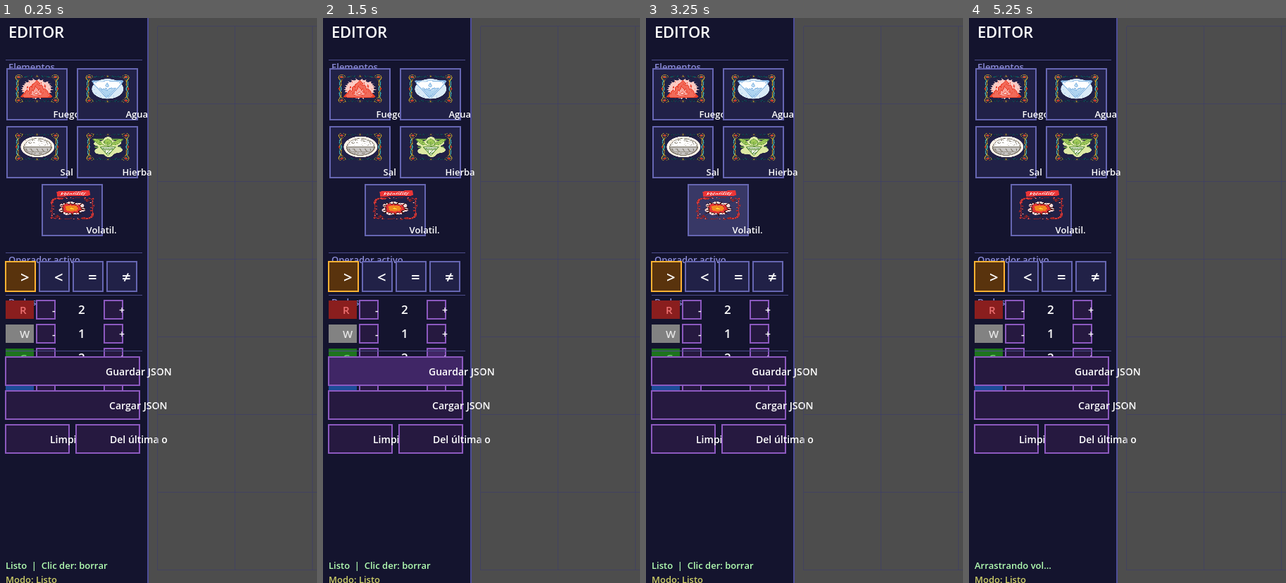
Above: before the commit, frames 1-4 (left to right).
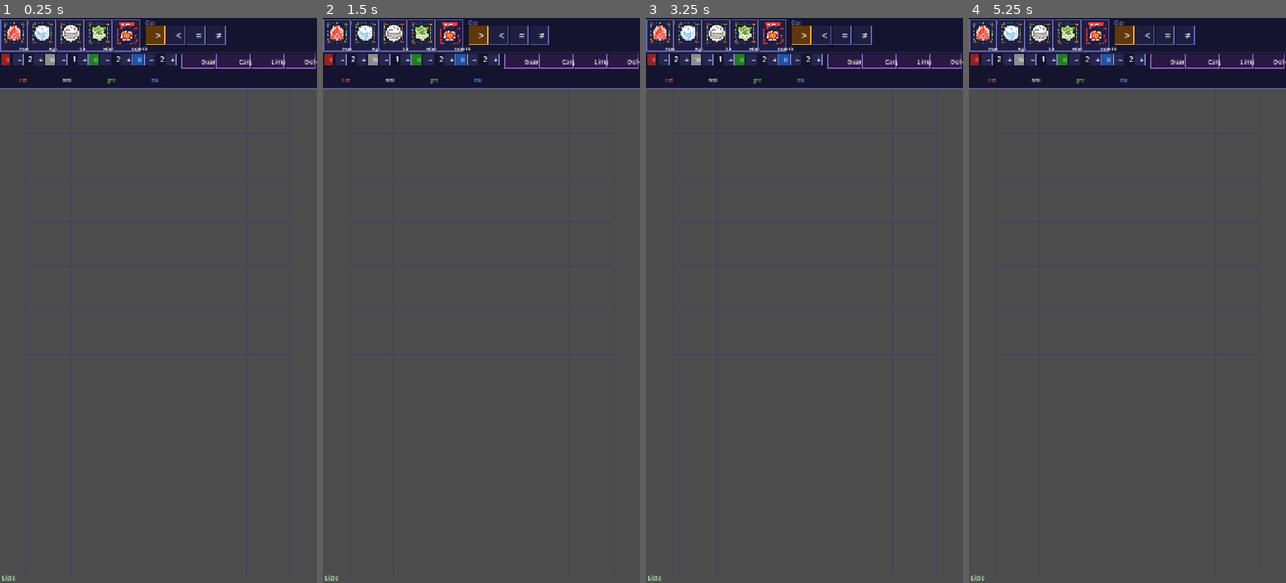
Above: after the commit, the same moments.

Repository: flipper83/pocimas
Game: Godot game, scene res://scenes/level_editor.tscn
Same seed, same stepped clock (60 frames per second), same inputs: the game is played once before the commit and once after it. This scene is started directly instead of the project's main scene.
Inputs (mouse positions are in pixels of both pictures, inside the frame that each line leads up to):
- Up to frame 1 (0.25 s): no input
- Up to frame 2 (1.5 s): tap Enter at 0.5 s; move the mouse to (551, 272) at 0.52 s; click (551, 272) at 0.67 s; tap Space at 1.25 s; drag from (418, 328) to (465, 413) at 1.27 s
- Up to frame 3 (3.25 s): tap Enter at 2 s; move the mouse to (836, 176) at 2.02 s; click (836, 176) at 2.17 s; tap Space at 2.75 s; drag from (788, 413) to (709, 215) at 2.77 s
- Up to frame 4 (5.25 s): tap Enter at 3.5 s; move the mouse to (1222, 385) at 3.52 s; click (1222, 385) at 3.67 s; tap Space at 4.25 s; drag from (1032, 215) to (1079, 159) at 4.27 s; move the mouse to (1143, 300) at 5.02 s; click (1143, 300) at 5.17 s

The runs differ from the first frame. In frame 1, 51% of the frame differs, in the area x 0-100%, y 0-100%; in frame 2, 51%; in frame 3, 51%; in frame 4, 51%.

Commit message:
refactor: editor rediseñado para portrait con barra horizontal superior
El resize de ventana no funciona contra el scaling portrait de Godot.
El editor ahora vive en portrait (720×1280) igual que el juego:
- Barra de herramientas horizontal de 160px en la parte superior
- Fila 1: paleta de 5 elementos + 4 botones de operador
- Fila 2: contadores de dados (4 colores) + botones guardar/cargar/limpiar/del
- Grid 6×11 a 100px/celda centrado debajo de la barra
- Status al fondo de la pantalla
- Sin dependencia de window resize

Co-Authored-By: Claude Sonnet 4.6 <noreply@anthropic.com>

Diff:
--- a/scripts/level_editor.gd
+++ b/scripts/level_editor.gd
@@ -2,7 +2,6 @@
 
 const ELEMENT_SCENE    := preload("res://scenes/element.tscn")
 const VOLATILITY_SCENE := preload("res://scenes/volatility.tscn")
-
 const _ETEX: Dictionary = {
 	"fire":  preload("res://assets/fuego.png"),
 	"water": preload("res://assets/agua.png"),
@@ -11,43 +10,48 @@
 }
 const _VOL_TEX: Texture2D = preload("res://assets/volatility.png")
 
-const SIDEBAR_W  := 210.0
-const GRID_UNIT  := 110
-const GRID_COLS  := 9
-const GRID_ROWS  := 7
-const PORT_R     := 9.0
-const PORT_D     := 52.0
-
-const ELEM_TYPES: Array[String] = ["fire", "water", "salt", "grass"]
-const OP_TYPES: Array[String]   = ["gt", "lt", "eq", "ne"]
-const OP_SYM: Dictionary        = {"gt": ">", "lt": "<", "eq": "=", "ne": "≠"}
+const TOOLBAR_H := 160.0
+const GRID_UNIT := 100
+const GRID_COLS := 6
+const GRID_ROWS := 11
+const PORT_R    := 9.0
+const PORT_D    := 50.0
+
+const ELEM_TYPES: Array[String]  = ["fire", "water", "salt", "grass"]
+const OP_TYPES:   Array[String]  = ["gt", "lt", "eq", "ne"]
+const OP_SYM:     Dictionary     = {"gt": ">", "lt": "<", "eq": "=", "ne": "≠"}
 const DICE_COLORS: Array[String] = ["red", "white", "green", "blue"]
-const DICE_COL: Dictionary = {
+const DICE_COL:   Dictionary     = {
 	"red": Color(0.9, 0.2, 0.2), "white": Color(0.85, 0.85, 0.85),
 	"green": Color(0.2, 0.75, 0.2), "blue": Color(0.2, 0.5, 1.0),
 }
 
+# ── Toolbar row 1 (y=4..76): element palette + op selector ──
 const _PAL: Dictionary = {
-	"fire":  Rect2(10,  72, 85, 72),
-	"water": Rect2(110, 72, 85, 72),
-	"salt":  Rect2(10, 154, 85, 72),
-	"grass": Rect2(110,154, 85, 72),
-	"vol":   Rect2(60, 236, 85, 72),
+	"fire":  Rect2(2,   4, 60, 72),
+	"water": Rect2(66,  4, 60, 72),
+	"salt":  Rect2(130, 4, 60, 72),
+	"grass": Rect2(194, 4, 60, 72),
+	"vol":   Rect2(258, 4, 60, 72),
 }
 const _OPR: Dictionary = {
-	"gt": Rect2(8,   345, 42, 42),
-	"lt": Rect2(56,  345, 42, 42),
-	"eq": Rect2(104, 345, 42, 42),
-	"ne": Rect2(152, 345, 42, 42),
+	"gt": Rect2(332, 18, 42, 42),
+	"lt": Rect2(378, 18, 42, 42),
+	"eq": Rect2(424, 18, 42, 42),
+	"ne": Rect2(470, 18, 42, 42),
 }
-const _BTN_SAVE  := Rect2(8, 480, 190, 40)
-const _BTN_LOAD  := Rect2(8, 528, 190, 40)
-const _BTN_CLEAR := Rect2(8, 576, 90,  40)
-const _BTN_DEL   := Rect2(108, 576, 90, 40)
+
+# ── Toolbar row 2 (y=82..150): dice + actions ──
+# Dice: 4 groups at x = i*100+2, each has [-] count [+]  (width 98px)
+# Action buttons start at x=408
+const _BTN_SAVE  := Rect2(412, 82,  76, 32)
+const _BTN_LOAD  := Rect2(492, 82,  76, 32)
+const _BTN_CLEAR := Rect2(572, 82,  72, 32)
+const _BTN_DEL   := Rect2(648, 82, 68, 32)
 
 var _font: Font
-var _sw: float = 1280.0
-var _sh: float = 820.0
+var _sw: float
+var _sh: float
 var _origin: Vector2
 
 var _elems: Array = []  # {id, type, gx, gy, node: Node2D}
@@ -64,18 +68,15 @@
 var _conn_from_id: int = -1
 var _conn_from_port: Vector2
 var _mouse: Vector2
-var _status: String = "Listo  |  Clic der: borrar"
+var _status: String = "Listo"
 
 func _ready() -> void:
 	_font = ThemeDB.fallback_font
-	if OS.get_name() in ["Windows", "macOS", "Linux"]:
-		# Disable portrait canvas scaling so the editor runs at native window size
-		get_tree().root.content_scale_mode = Window.CONTENT_SCALE_MODE_DISABLED
-		DisplayServer.window_set_size(Vector2i(1280, 820))
 	var r := get_viewport().get_visible_rect()
-	_sw = maxf(r.size.x, 1280.0)
-	_sh = maxf(r.size.y, 820.0)
-	_origin = Vector2(SIDEBAR_W + 14.0, 12.0)
+	_sw = r.size.x
+	_sh = r.size.y
+	var grid_w := GRID_COLS * GRID_UNIT
+	_origin = Vector2((_sw - grid_w) * 0.5, TOOLBAR_H + 2.0)
 
 func _process(_dt: float) -> void:
 	queue_redraw()
@@ -120,8 +121,7 @@
 	var best_d := INF
 	for pt: Vector2 in _get_ports(e):
 		var d := target.distance_to(pt)
-		if d < best_d:
-			best_d = d; best = pt
+		if d < best_d: best_d = d; best = pt
 	return best
 
 func _port_at(pos: Vector2) -> Dictionary:
@@ -189,9 +189,7 @@
 		return
 	if not (event is InputEventMouseButton): return
 	var mb := event as InputEventMouseButton
-	pos = mb.position
-	_mouse = pos
-
+	pos = mb.position; _mouse = pos
 	if mb.button_index == MOUSE_BUTTON_RIGHT and mb.pressed:
 		_handle_rclick(pos); return
 	if mb.button_index != MOUSE_BUTTON_LEFT: return
@@ -210,24 +208,21 @@
 	if not entry.is_empty(): _delete_elem(entry.id)
 
 func _handle_press(pos: Vector2) -> void:
-	if pos.x < SIDEBAR_W:
-		_handle_sidebar_press(pos); return
-
-	# Canvas: port first, then move
+	if pos.y < TOOLBAR_H:
+		_handle_toolbar_press(pos); return
 	var ph := _port_at(pos)
 	if not ph.is_empty():
 		_mode = _Mode.CONNECT
 		_conn_from_id   = (ph.elem as Dictionary).id
 		_conn_from_port = ph.port as Vector2
 		_status = "Conectando…"; return
-
 	var entry := _elem_near(pos, 48.0)
 	if not entry.is_empty():
 		_mode = _Mode.MOVE
 		_move_id  = entry.id
 		_move_off = (entry.node as Node2D).position - pos
 
-func _handle_sidebar_press(pos: Vector2) -> void:
+func _handle_toolbar_press(pos: Vector2) -> void:
 	for type: String in _PAL:
 		if (_PAL[type] as Rect2).has_point(pos):
 			_mode = _Mode.PLACE; _place_type = type
@@ -236,21 +231,20 @@
 		if (_OPR[op] as Rect2).has_point(pos):
 			_sel_op = op; return
 	for i in DICE_COLORS.size():
-		var y := 400.0 + i * 34.0
+		var x := float(i * 100 + 2)
 		var color := DICE_COLORS[i]
-		if Rect2(52, y, 26, 26).has_point(pos): _dice[color] = maxi(0, _dice[color] - 1); return
-		if Rect2(148, y, 26, 26).has_point(pos): _dice[color] += 1; return
+		if Rect2(x + 26, 82, 24, 26).has_point(pos): _dice[color] = maxi(0, _dice[color] - 1); return
+		if Rect2(x + 74, 82, 24, 26).has_point(pos): _dice[color] += 1; return
 	if _BTN_SAVE.has_point(pos):  _on_save(); return
 	if _BTN_LOAD.has_point(pos):  _on_load(); return
 	if _BTN_CLEAR.has_point(pos): _on_clear(); return
 	if _BTN_DEL.has_point(pos):
-		if not _conns.is_empty():
-			_conns.pop_back(); _status = "Última op borrada"
+		if not _conns.is_empty(): _conns.pop_back(); _status = "Última op borrada"
 
 func _handle_release(pos: Vector2) -> void:
 	match _mode:
 		_Mode.PLACE:
-			if pos.x > SIDEBAR_W:
+			if pos.y > TOOLBAR_H:
 				var g := _snap(pos); _place(_place_type, g.x, g.y)
 			_mode = _Mode.IDLE
 		_Mode.MOVE:
@@ -274,82 +268,89 @@
 # ── Draw ───────────────────────────────────────────────────────────────────────
 
 func _draw() -> void:
-	_draw_sidebar()
+	_draw_toolbar()
 	_draw_grid()
 	_draw_connections()
 	_draw_ports()
 	_draw_ghost()
 	_draw_rubber_band()
-
-func _draw_sidebar() -> void:
-	draw_rect(Rect2(0, 0, SIDEBAR_W, _sh), Color(0.08, 0.08, 0.18))
-	draw_line(Vector2(SIDEBAR_W, 0), Vector2(SIDEBAR_W, _sh), Color(0.3, 0.3, 0.6), 2.0)
-
-	draw_string(_font, Vector2(12, 28), "EDITOR", HORIZONTAL_ALIGNMENT_LEFT, -1, 22, Color.WHITE)
-	_dsep(60, "Elementos")
+	_draw_status()
+
+func _draw_toolbar() -> void:
+	draw_rect(Rect2(0, 0, _sw, TOOLBAR_H), Color(0.08, 0.08, 0.18))
+	draw_line(Vector2(0, TOOLBAR_H), Vector2(_sw, TOOLBAR_H), Color(0.35, 0.35, 0.65, 0.9), 2.0)
+
+	# Row 1 label
+	draw_string(_font, Vector2(2, 16), "Elementos:", HORIZONTAL_ALIGNMENT_LEFT, -1, 13, Color(0.55, 0.55, 0.85))
+	# Element tiles
 	for type: String in _PAL:
 		var r: Rect2 = _PAL[type]
-		var hov := r.has_point(_mouse)
+		var hov  := r.has_point(_mouse)
 		var armed := _mode == _Mode.PLACE and _place_type == type
-		draw_rect(r, Color(0.25, 0.22, 0.08) if armed else (Color(0.22, 0.22, 0.4) if hov else Color(0.13, 0.13, 0.28)))
+		draw_rect(r, Color(0.28, 0.22, 0.06) if armed else (Color(0.22, 0.22, 0.42) if hov else Color(0.12, 0.12, 0.26)))
 		draw_rect(r, Color(1.0, 0.85, 0.2) if armed else Color(0.4, 0.4, 0.7), false, 1.5)
 		var tex: Texture2D = _VOL_TEX if type == "vol" else (_ETEX.get(type) as Texture2D)
 		if tex:
-			var pad := Vector2(10, 8); var tsz := r.size - pad * 2 - Vector2(0, 14)
-			draw_texture_rect(tex, Rect2(r.position + pad, tsz), false)
-		var lbl := {"fire":"Fuego","water":"Agua","salt":"Sal","grass":"Hierba","vol":"Volatil."}
-		draw_string(_font, Vector2(r.get_center().x, r.end.y - 3),
-			lbl.get(type, type), HORIZONTAL_ALIGNMENT_CENTER, r.size.x, 13, Color.WHITE)
-
-	_dsep(333, "Operador activo")
+			draw_texture_rect(tex, Rect2(r.position + Vector2(6, 5), r.size - Vector2(12, 20)), false)
+		var names := {"fire":"Fuego","water":"Agua","salt":"Sal","grass":"Hierba","vol":"Volatil."}
+		draw_string(_font, Vector2(r.get_center().x, r.end.y - 2),
+			names.get(type, type), HORIZONTAL_ALIGNMENT_CENTER, r.size.x, 12, Color.WHITE)
+
+	# Op label + buttons
+	draw_string(_font, Vector2(330, 16), "Op:", HORIZONTAL_ALIGNMENT_LEFT, -1, 13, Color(0.55, 0.55, 0.85))
 	for op: String in _OPR:
 		var r: Rect2 = _OPR[op]
 		var sel := op == _sel_op
-		draw_rect(r, Color(0.35, 0.2, 0.05) if sel else Color(0.13, 0.13, 0.28))
+		draw_rect(r, Color(0.38, 0.22, 0.04) if sel else Color(0.12, 0.12, 0.26))
 		draw_rect(r, Color(1.0, 0.7, 0.2) if sel else Color(0.4, 0.4, 0.7), false, 2.0)
-		draw_string(_font, r.get_center() + Vector2(0, 9), OP_SYM[op],
-			HORIZONTAL_ALIGNMENT_CENTER, -1, 22, Color.WHITE)
-
-	_dsep(393, "Dados")
+		draw_string(_font, r.get_center() + Vector2(0, 9),
+			OP_SYM[op], HORIZONTAL_ALIGNMENT_CENTER, -1, 22, Color.WHITE)
+
+	# Row 2 separator
+	draw_line(Vector2(0, 78), Vector2(_sw, 78), Color(0.2, 0.2, 0.4, 0.5), 1.0)
+
+	# Dice
 	for i in DICE_COLORS.size():
-		var y := 400.0 + i * 34.0
+		var x := float(i * 100 + 2)
 		var color := DICE_COLORS[i]
 		var dc: Color = DICE_COL[color]
-		draw_rect(Rect2(8, y, 40, 26), dc.darkened(0.4))
-		draw_string(_font, Vector2(28, y + 19), color.substr(0, 1).to_upper(),
-			HORIZONTAL_ALIGNMENT_CENTER, -1, 15, dc.lightened(0.3))
-		_dbtn(Rect2(52, y, 26, 26), "-")
-		draw_string(_font, Vector2(91, y + 19), str(_dice[color]),
-			HORIZONTAL_ALIGNMENT_CENTER, 50, 17, Color.WHITE)
-		_dbtn(Rect2(148, y, 26, 26), "+")
-
-	_dsep(472, "")
-	_dbtn(_BTN_SAVE,  "Guardar JSON")
-	_dbtn(_BTN_LOAD,  "Cargar JSON")
+		# Color label box
+		draw_rect(Rect2(x, 82, 22, 26), dc.darkened(0.35))
+		draw_string(_font, Vector2(x + 11, 100), color.substr(0, 1).to_upper(),
+			HORIZONTAL_ALIGNMENT_CENTER, -1, 14, dc.lightened(0.4))
+		# Minus
+		_dbtn_small(Rect2(x + 26, 82, 24, 26), "−")
+		# Count
+		draw_string(_font, Vector2(x + 62, 100), str(_dice[color]),
+			HORIZONTAL_ALIGNMENT_CENTER, -1, 16, Color.WHITE)
+		# Plus
+		_dbtn_small(Rect2(x + 74, 82, 24, 26), "+")
+		# Second row: count display label at y=114
+		draw_string(_font, Vector2(x + 11, 145), color.substr(0, 3),
+			HORIZONTAL_ALIGNMENT_CENTER, 80, 11, dc.lightened(0.2))
+
+	# Action buttons
+	_dbtn(_BTN_SAVE,  "Guardar")
+	_dbtn(_BTN_LOAD,  "Cargar")
 	_dbtn(_BTN_CLEAR, "Limpiar")
-	_dbtn(_BTN_DEL,   "Del última op")
-
-	draw_string(_font, Vector2(8, _sh - 40), _status,
-		HORIZONTAL_ALIGNMENT_LEFT, SIDEBAR_W - 10, 13, Color(0.7, 1.0, 0.7))
-	var mode_lbl := ["Listo", "Colocar  (suelta en grid)", "Moviendo…", "Conectando…"]
-	draw_string(_font, Vector2(8, _sh - 20), "Modo: " + mode_lbl[_mode],
-		HORIZONTAL_ALIGNMENT_LEFT, -1, 13, Color(0.8, 0.8, 0.4))
-
-func _dsep(y: float, label: String) -> void:
-	draw_line(Vector2(8, y), Vector2(SIDEBAR_W - 8, y), Color(0.3, 0.3, 0.55), 1.0)
-	if label != "":
-		draw_string(_font, Vector2(12, y + 14), label,
-			HORIZONTAL_ALIGNMENT_LEFT, -1, 13, Color(0.55, 0.55, 0.85))
+	_dbtn(_BTN_DEL,   "Del op")
 
 func _dbtn(r: Rect2, label: String) -> void:
 	var hov := r.has_point(_mouse)
-	draw_rect(r, Color(0.25, 0.15, 0.4) if hov else Color(0.15, 0.1, 0.25))
+	draw_rect(r, Color(0.28, 0.15, 0.42) if hov else Color(0.16, 0.1, 0.26))
 	draw_rect(r, Color(0.55, 0.35, 0.75), false, 1.5)
 	draw_string(_font, r.get_center() + Vector2(0, 6),
-		label, HORIZONTAL_ALIGNMENT_CENTER, r.size.x - 2, 14, Color.WHITE)
+		label, HORIZONTAL_ALIGNMENT_CENTER, r.size.x - 4, 14, Color.WHITE)
+
+func _dbtn_small(r: Rect2, label: String) -> void:
+	var hov := r.has_point(_mouse)
+	draw_rect(r, Color(0.25, 0.25, 0.45) if hov else Color(0.15, 0.15, 0.32))
+	draw_rect(r, Color(0.5, 0.5, 0.8), false, 1.0)
+	draw_string(_font, r.get_center() + Vector2(0, 6),
+		label, HORIZONTAL_ALIGNMENT_CENTER, -1, 16, Color.WHITE)
 
 func _draw_grid() -> void:
-	var gc := Color(0.22, 0.22, 0.45, 0.5)
+	var gc := Color(0.22, 0.22, 0.45, 0.45)
 	for c in GRID_COLS + 1:
 		var x := _origin.x + c * GRID_UNIT
 		draw_line(Vector2(x, _origin.y), Vector2(x, _origin.y + GRID_ROWS * GRID_UNIT), gc, 1.0)
@@ -368,16 +369,16 @@
 		draw_line(port_a, port_b, Color(0.85, 0.65, 0.1, 0.9), 2.5)
 		_draw_arrowhead(port_a, port_b)
 		var mid := (port_a + port_b) * 0.5
-		draw_circle(mid, 18.0, Color(0.12, 0.08, 0.02))
+		draw_circle(mid, 18.0, Color(0.1, 0.07, 0.02))
 		draw_arc(mid, 18.0, 0.0, TAU, 24, Color(0.9, 0.7, 0.1), 2.0)
 		draw_string(_font, mid + Vector2(0, 8), OP_SYM[c.op],
 			HORIZONTAL_ALIGNMENT_CENTER, -1, 20, Color.WHITE)
 
 func _draw_arrowhead(from: Vector2, to: Vector2) -> void:
 	var dir := (to - from).normalized()
-	var tip := to - dir * 20.0
+	var tip  := to - dir * 20.0
 	var perp := Vector2(-dir.y, dir.x) * 6.0
-	var col := Color(0.85, 0.65, 0.1, 0.9)
+	var col  := Color(0.85, 0.65, 0.1, 0.9)
 	draw_line(tip + perp, to - dir * 24.0, col, 2.0)
 	draw_line(tip - perp, to - dir * 24.0, col, 2.0)
 
@@ -387,20 +388,20 @@
 		if _mouse.distance_to(ep) > 70.0 and _mode != _Mode.CONNECT: continue
 		for pt: Vector2 in _get_ports(e):
 			var near := _mouse.distance_to(pt) <= PORT_R * 2.2
-			var col := Color(1.0, 0.9, 0.2) if near else Color(0.8, 0.65, 0.1, 0.6)
-			draw_circle(pt, PORT_R, col)
-			draw_arc(pt, PORT_R, 0.0, TAU, 16, Color(1, 1, 1, 0.5) if near else Color(0.3, 0.25, 0.0), 1.5)
+			draw_circle(pt, PORT_R, Color(1.0, 0.9, 0.2) if near else Color(0.75, 0.6, 0.1, 0.6))
+			draw_arc(pt, PORT_R, 0.0, TAU, 16,
+				Color(1, 1, 1, 0.5) if near else Color(0.3, 0.25, 0.0), 1.5)
 
 func _draw_ghost() -> void:
-	if _mode != _Mode.PLACE or _mouse.x <= SIDEBAR_W: return
+	if _mode != _Mode.PLACE or _mouse.y <= TOOLBAR_H: return
 	var tex: Texture2D = _VOL_TEX if _place_type == "vol" else (_ETEX.get(_place_type) as Texture2D)
 	if tex:
-		var sz := Vector2(76, 68)
+		var sz := Vector2(72, 65)
 		draw_texture_rect(tex, Rect2(_mouse - sz * 0.5, sz), false, Color(1, 1, 1, 0.5))
 	var g := _snap(_mouse)
 	var snapped := _gpos(g.x, g.y)
 	var occ := not _elem_at(g.x, g.y).is_empty()
-	draw_circle(snapped, 10.0, Color(1.0, 0.2, 0.2, 0.5) if occ else Color(1.0, 1.0, 0.2, 0.45))
+	draw_circle(snapped, 10.0, Color(1.0, 0.2, 0.2, 0.45) if occ else Color(1.0, 1.0, 0.2, 0.45))
 
 func _draw_rubber_band() -> void:
 	if _mode != _Mode.CONNECT: return
@@ -410,6 +411,13 @@
 	if not target.is_empty() and target.id != _conn_from_id:
 		draw_circle((target.node as Node2D).position, PORT_D + 6, Color(0.9, 0.9, 0.2, 0.25))
 
+func _draw_status() -> void:
+	var mode_lbl := ["", "Colocar → suelta en grid", "Moviendo…", "Conectando…"]
+	var txt := _status
+	if _mode != _Mode.IDLE: txt += "  ·  " + mode_lbl[_mode]
+	draw_string(_font, Vector2(4, _sh - 6), txt,
+		HORIZONTAL_ALIGNMENT_LEFT, _sw - 8, 13, Color(0.75, 1.0, 0.75))
+
 # ── JSON ───────────────────────────────────────────────────────────────────────
 
 func _build_data() -> Dictionary:
@@ -424,18 +432,16 @@
 
 func _on_save() -> void:
 	if LevelLoader.save_to_file("user://level.json", _build_data()):
-		_status = "Guardado  →  user://level.json"
+		_status = "Guardado → user://level.json"
 		print("Saved: ", ProjectSettings.globalize_path("user://level.json"))
 	else:
 		_status = "Error al guardar"
 
 func _on_load() -> void:
 	var data := LevelLoader.load_from_file("user://level.json")
-	if data.is_empty():
-		_status = "No se encontró level.json"; return
+	if data.is_empty(): _status = "No se encontró level.json"; return
 	_on_clear()
-	if data.has("dice"):
-		_dice = (data.dice as Dictionary).duplicate()
+	if data.has("dice"): _dice = (data.dice as Dictionary).duplicate()
 	var old_to_new: Dictionary = {}
 	for e: Dictionary in data.get("elements", []):
 		var old_id: int = e.get("id", 0)
